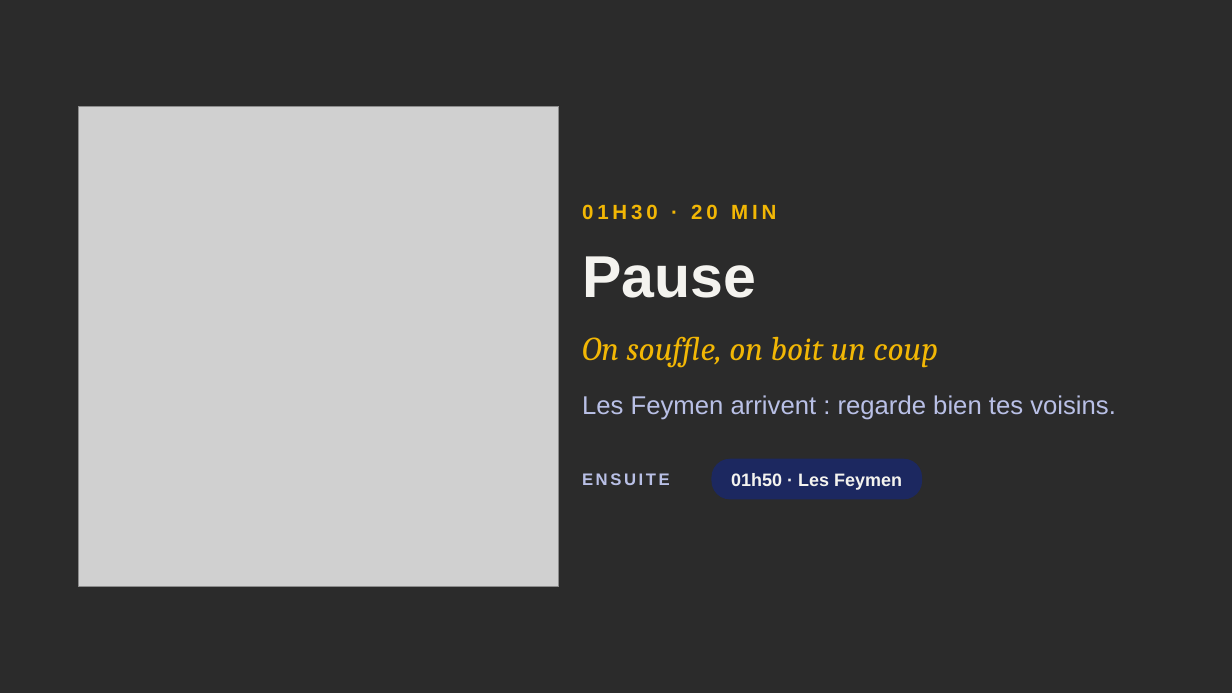
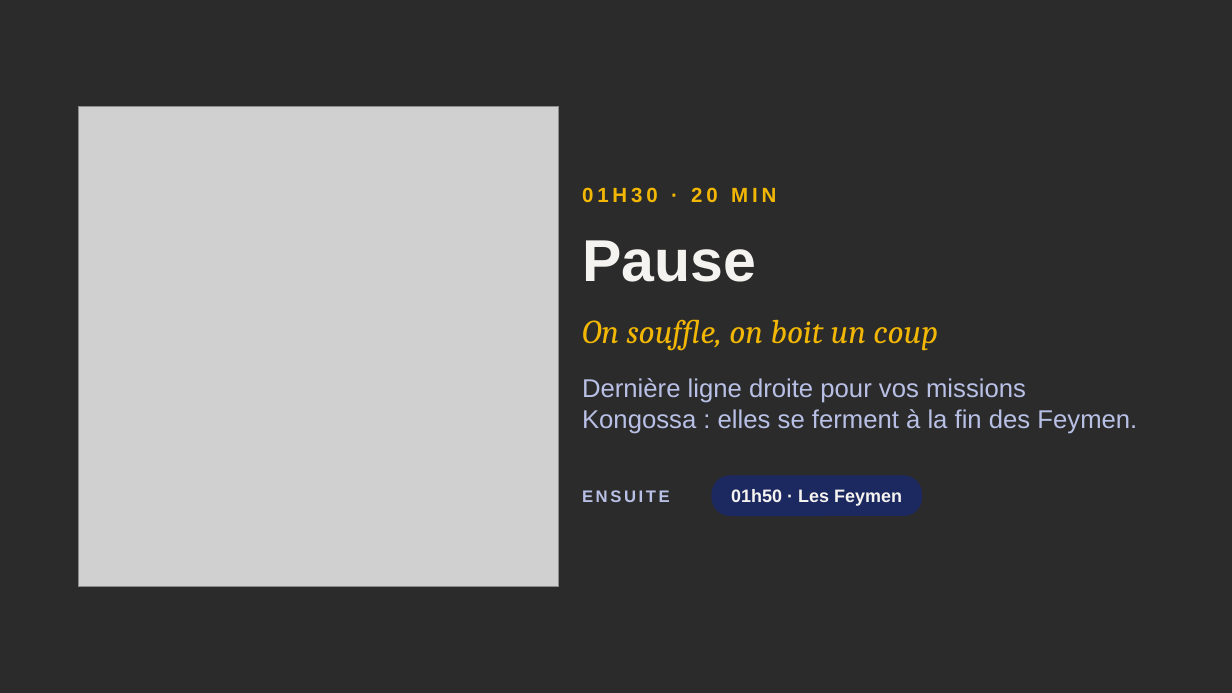
Before and after one commit to sedsgd/wilbid_game_night, a slide deck: slide 23 of documents/presentation-jour-j/Wilbid-presentation-jour-J.pptx. Drawn at 1232x693 pixels with LibreOffice and Linux fonts; fonts in the diff are those of the drawing; grey boxes stand for pictures; background and template pictures are left out; a plain dark background stands for a picture behind light text. Boxes give left, top, right and bottom in pixels: in the first picture for what was removed or moved away, otherwise in the second. Text is boxed around its words. In the diff, an @@ line names an element or a change of style, - is before the commit and + after.

```diff
--- a/documents/presentation-jour-j/Wilbid-presentation-jour-J.pptx
+++ b/documents/presentation-jour-j/Wilbid-presentation-jour-J.pptx
@@ text "01H30 · 20 MIN": place and size @@
-text "01H30 · 20 MIN" at (582,204,776,220)
+text "01H30 · 20 MIN" at (582,187,776,203)
@@ text "Pause": place and size @@
-text "Pause" at (582,256,756,298)
+text "Pause" at (582,240,756,282)
@@ text "On souffle, on boit un ...": place and size @@
-text "On souffle, on boit un ..." at (582,336,938,367)
+text "On souffle, on boit un ..." at (582,319,938,351)
@@ text at (582,378,1137,434): text changed @@
-Les Feymen arrivent : regarde bien tes voisins.
+Dernière ligne droite pour vos missions Kongossa : elles se ferment à la fin des Feymen.
@@ text "ENSUITE": place and size @@
-text "ENSUITE" at (582,473,670,485)
+text "ENSUITE" at (582,490,670,502)
@@ rounded rectangle "01h50 · Les Feymen": place and size @@
-rounded rectangle "01h50 · Les Feymen" at (712,458,922,499)
+rounded rectangle "01h50 · Les Feymen" at (712,475,922,516)
```
Also in this commit, not shown: 16 other slides changed, 1 other file.
